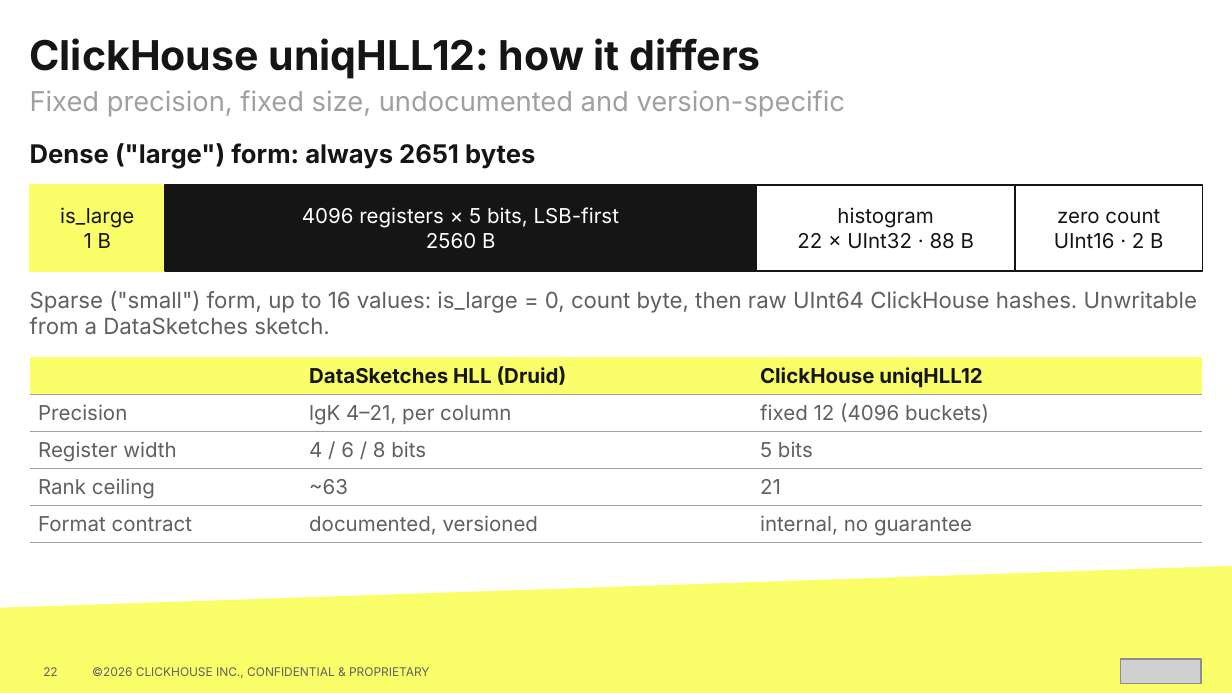
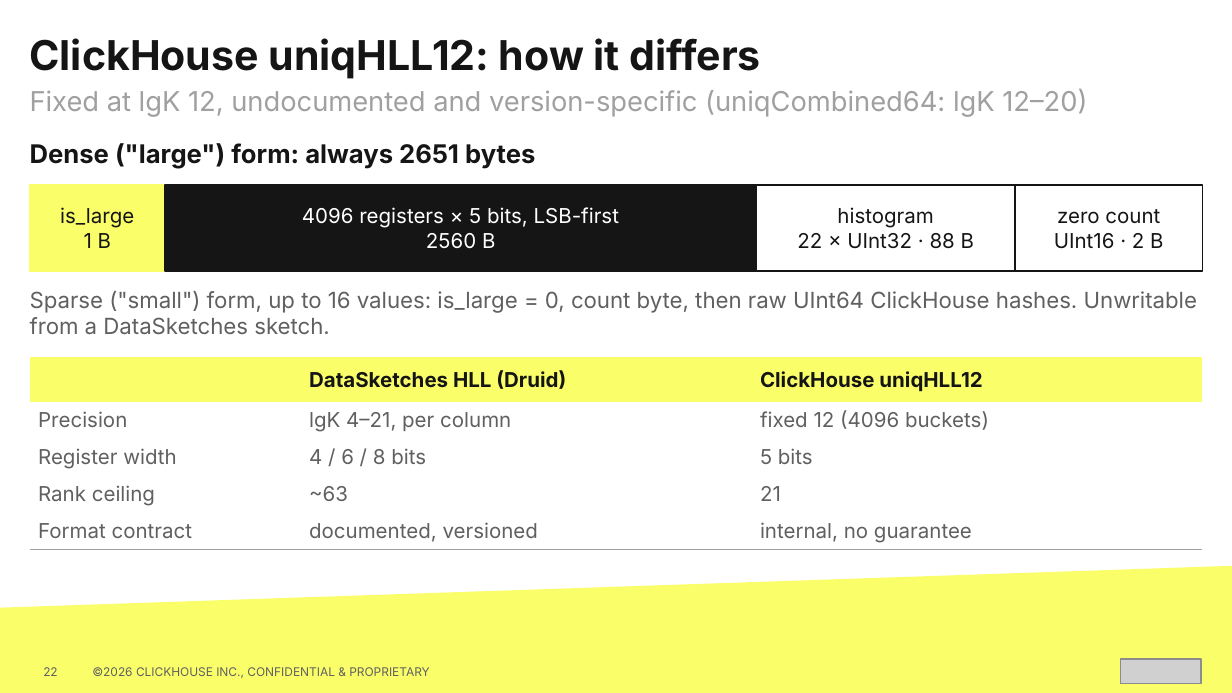
Before and after one commit to hellmarbecker/druid-sketches-migration, a slide deck: slide 22 of presentations/druid-sketches-migration.pptx. Drawn at 1232x693 pixels with LibreOffice and Linux fonts; fonts in the diff are those of the drawing; grey boxes stand for pictures. Boxes give left, top, right and bottom in pixels: in the first picture for what was removed or moved away, otherwise in the second. Text is boxed around its words. In the diff, an @@ line names an element or a change of style, - is before the commit and + after.

```diff
--- a/presentations/druid-sketches-migration.pptx
+++ b/presentations/druid-sketches-migration.pptx
@@ text at box(30, 89, 1087, 117): text changed @@
-Fixed precision, fixed size, undocumented and version-specific
+Fixed at lgK 12, undocumented and version-specific (uniqCombined64: lgK 12–20)
@@ table at box(30, 357, 1202, 693) @@
@@ borders changed @@
```
Also in this commit, not shown: 19 other slides changed.
